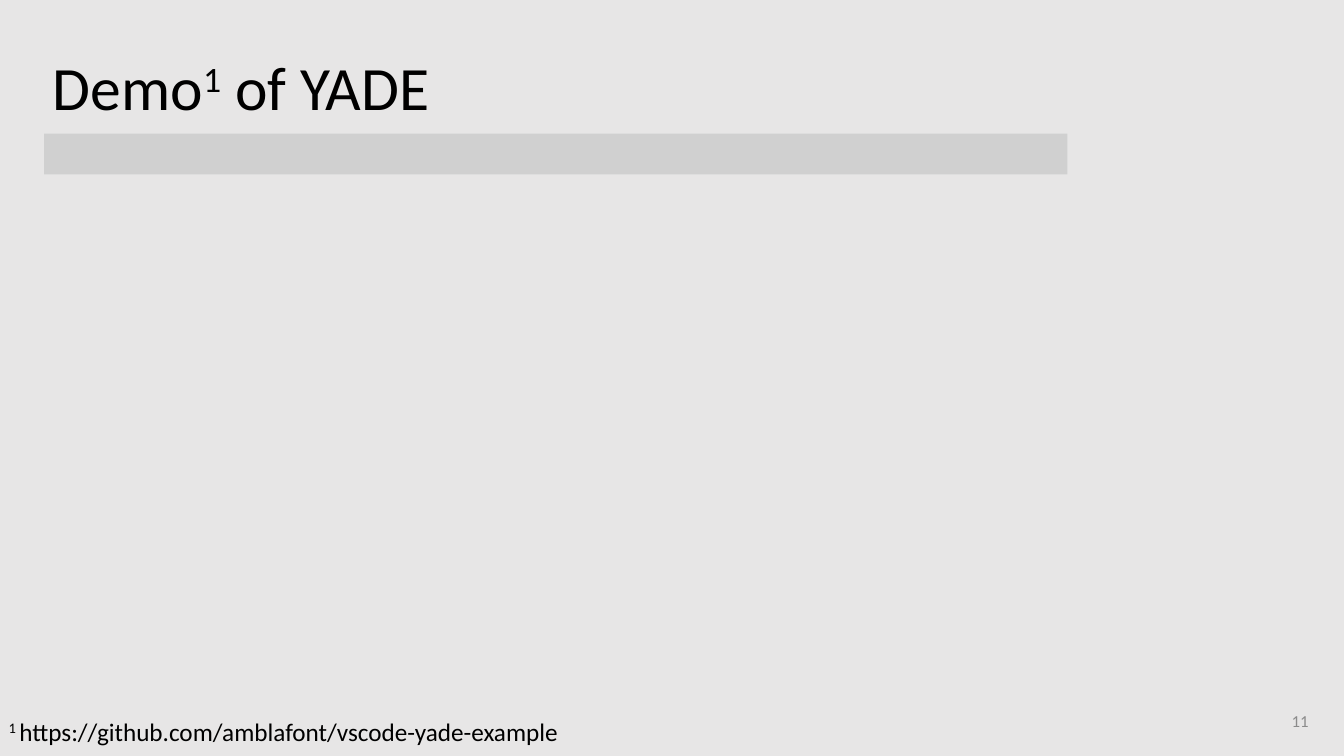
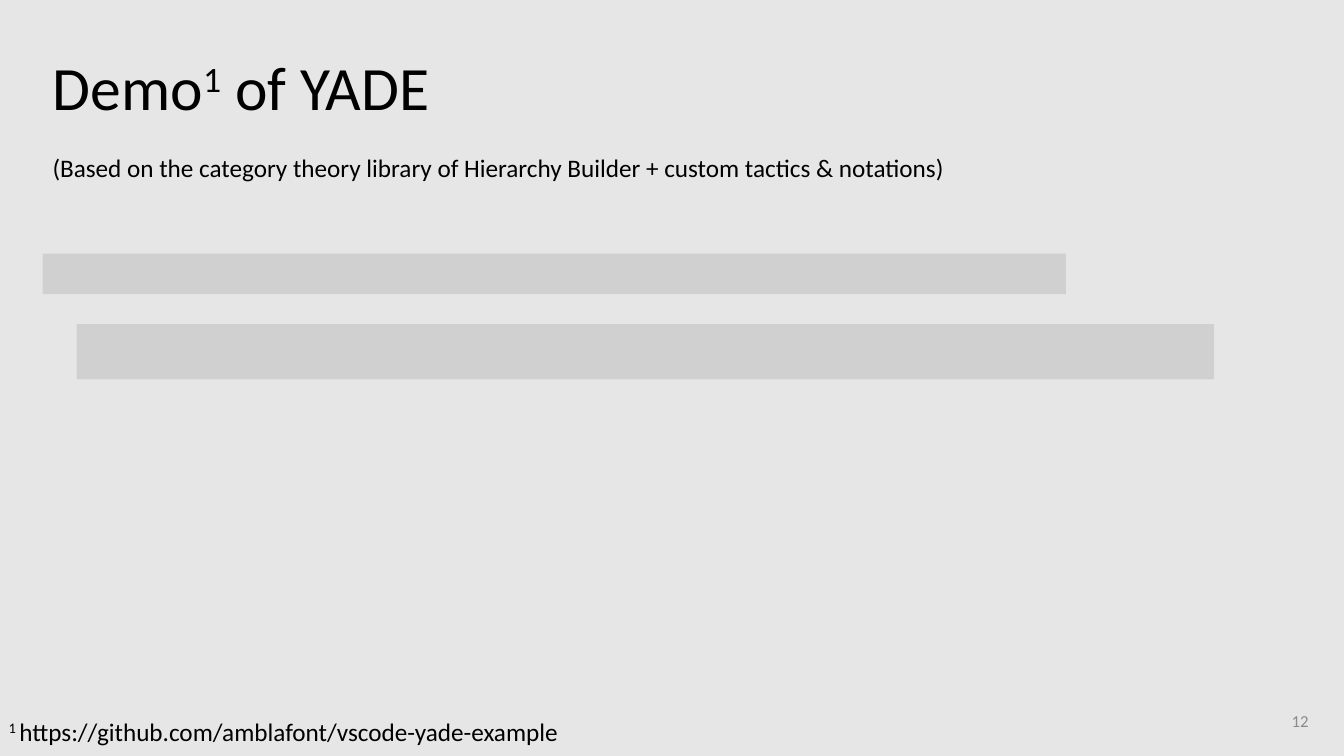
Before and after one commit to amblafont/slides, a slide deck: slide 12 of grapheditor/2024-coqpl/main.pptx (slide 11 before the commit). Drawn at 1344x756 pixels with LibreOffice and Linux fonts; fonts in the diff are those of the drawing; grey boxes stand for pictures. Boxes give left, top, right and bottom in pixels: in the first picture for what was removed or moved away, otherwise in the second. Text is boxed around its words. In the diff, an @@ line names an element or a change of style, - is before the commit and + after.

Commit message:
update CoqPL talk on YADE

```diff
--- a/grapheditor/2024-coqpl/main.pptx
+++ b/grapheditor/2024-coqpl/main.pptx
@@ picture removed at (44,134,1068,174) @@
@@ text added at (53,159,943,182), 18 pt, text #000000 @@
+(Based on the category theory library of Hierarchy Builder + custom tactics & notations)
@@ picture added at (42,254,1066,294) @@
@@ picture added at (77,325,1215,380) @@
@@ page number at (1292,716,1309,727): text changed @@
-11
+12
```
Also in this commit, not shown: 4 other slides changed, 2 slides added.
